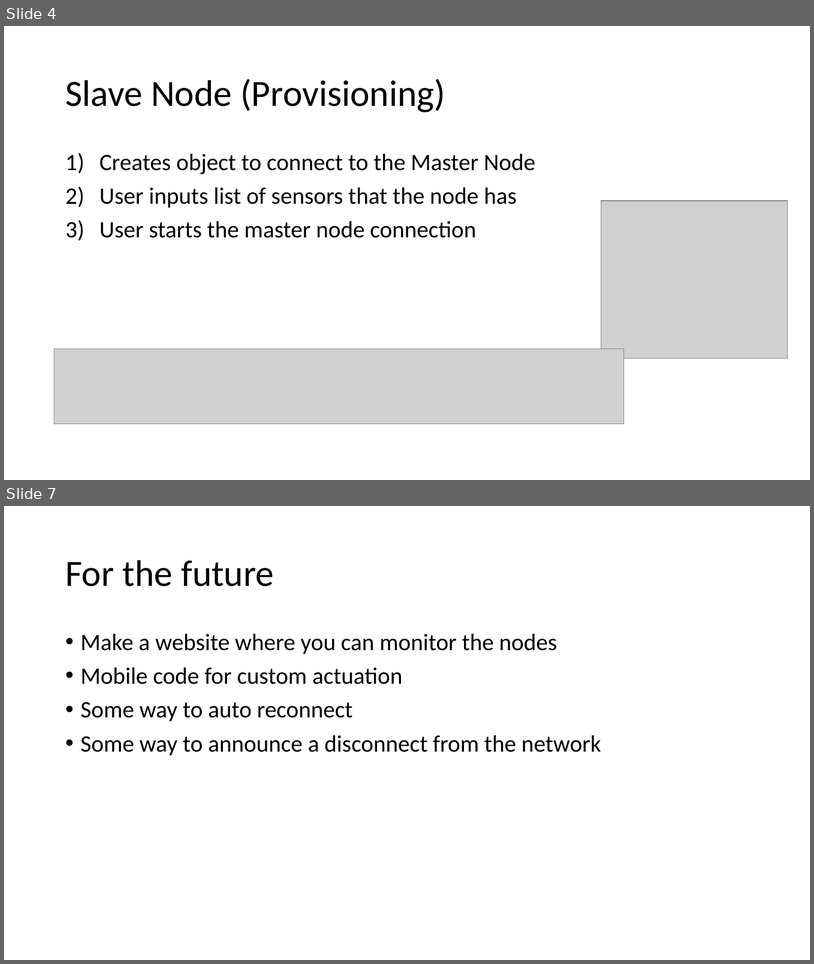
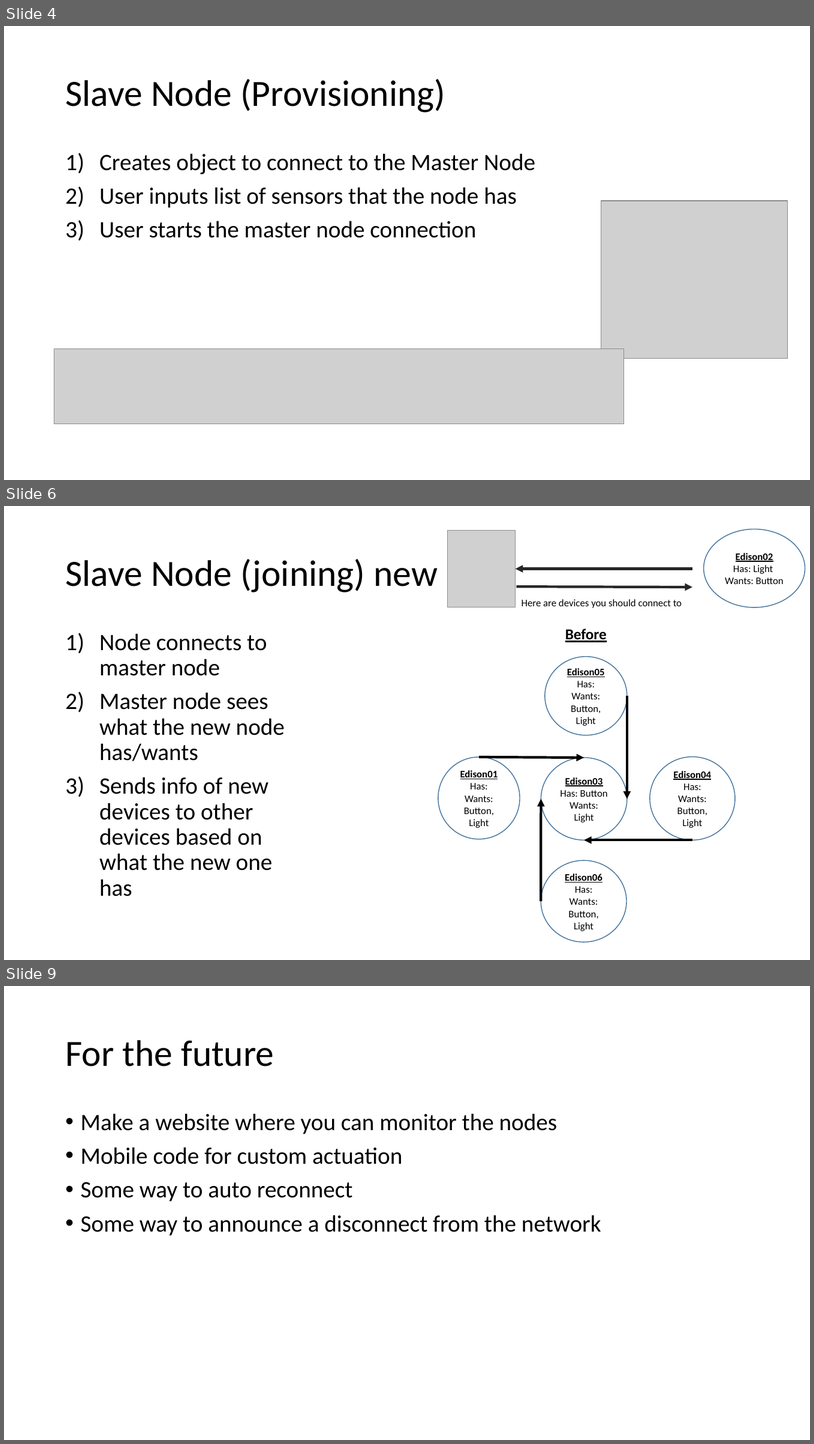
Before and after one commit to rush2sk8/Intel-Edison-PS, a slide deck: node network.pptx. Shown one above the other, each under a label of ours: slides 4 and 7 before the commit, slides 4, 6 and 9 after it; the slides between them are not shown. The pictures are 814x964 and 814x1444 pixels, drawn with LibreOffice and Linux fonts; fonts in the diff are those of the drawing; grey boxes stand for pictures. Boxes give left, top, right and bottom in pixels: in the first picture for what was removed or moved away, otherwise in the second. Text is boxed around its words. In the diff, an @@ line names an element or a change of style, - is before the commit and + after.

```diff
--- a/node network.pptx
+++ b/node network.pptx
@@ slide 6 added at (4, 506, 810, 960), background #FFFFFF @@
@@ picture added at (447, 530, 516, 607) @@
@@ ellipse added at (704, 529, 806, 607), fill #FFFFFF, outline #43739E 1 pt, 12 pt, text #000000 @@
+Edison02
+Has: Light
+Wants: Button
@@ title added at (65, 559, 438, 592), 44 pt, text #000000 @@
+Slave Node (joining) new
@@ arrow added from (693, 569) to (516, 569), #262626 3 pt @@
@@ arrow added from (517, 586) to (693, 587), #262626 3 pt @@
@@ text added at (522, 599, 682, 608), 12 pt, text #000000 @@
+Here are devices you should connect to
@@ text added at (566, 628, 607, 642), 18 pt, text #000000, bold, underline @@
+Before
@@ text added at (99, 633, 285, 896), 28 pt, text #000000 @@
+1) Node connects to master node
+2) Master node sees what the new node has/wants
+3) Sends info of new devices to other devices based on what the new one has
@@ ellipse added at (545, 657, 628, 735), fill #FFFFFF, outline #43739E 1 pt, 12 pt, text #000000 @@
+Edison05
+Has:
+Wants: Button, Light
@@ arrow added from (628, 696) to (628, 799), #000000 3 pt @@
@@ ellipse added at (438, 757, 520, 840), fill #FFFFFF, outline #43739E 1 pt, 12 pt, text #000000 @@
+Edison01
+Has:
+Wants: Button, Light
@@ arrow added from (479, 757) to (584, 757), #000000 3 pt @@
@@ ellipse added at (541, 757, 627, 840), fill #FFFFFF, outline #43739E 1 pt, 12 pt, text #000000 @@
+Edison03
+Has: Button
+Wants: Light
@@ ellipse added at (650, 756, 735, 840), fill #FFFFFF, outline #43739E 1 pt, 12 pt, text #000000 @@
+Edison04
+Has:
+Wants: Button, Light
@@ arrow added from (541, 901) to (541, 799), #000000 3 pt @@
@@ arrow added from (693, 840) to (584, 840), #000000 3 pt @@
@@ ellipse added at (541, 861, 627, 942), fill #FFFFFF, outline #43739E 1 pt, 12 pt, text #000000 @@
+Edison06
+Has:
+Wants: Button, Light
@@ what was slide 7 is now slide 9 @@
```
Also in this commit, not shown: 2 slides changed, 1 other slide added, 9 other files.
